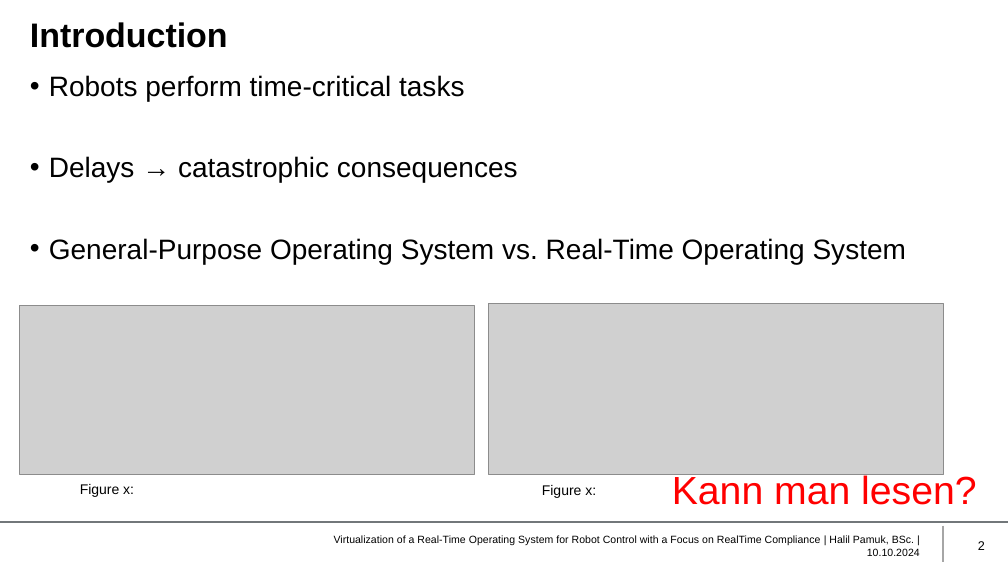
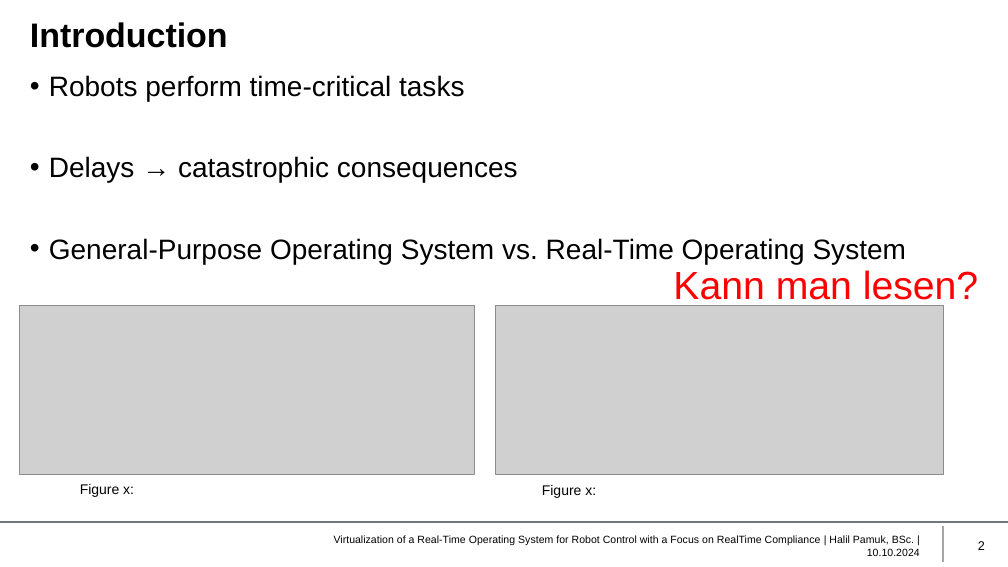
Before and after one commit to HIP24/Masterarbeit, a slide deck: slide 2 of Masterprüfung/Presentation/Presentation.pptx. Drawn at 1008x567 pixels with LibreOffice and Linux fonts; fonts in the diff are those of the drawing; grey boxes stand for pictures; background and template pictures are left out. Boxes give left, top, right and bottom in pixels: in the first picture for what was removed or moved away, otherwise in the second. Text is boxed around its words. In the diff, an @@ line names an element or a change of style, - is before the commit and + after.

```diff
--- a/Masterprüfung/Presentation/Presentation.pptx
+++ b/Masterprüfung/Presentation/Presentation.pptx
@@ text "Kann man lesen?" rewrapped from box(672, 473, 976, 505) to box(673, 270, 978, 307) @@
@@ picture: place and size @@
-picture at box(489, 303, 943, 476)
+picture at box(495, 305, 943, 475)
```
Also in this commit, not shown: 4 other slides changed, 25 slides added.
